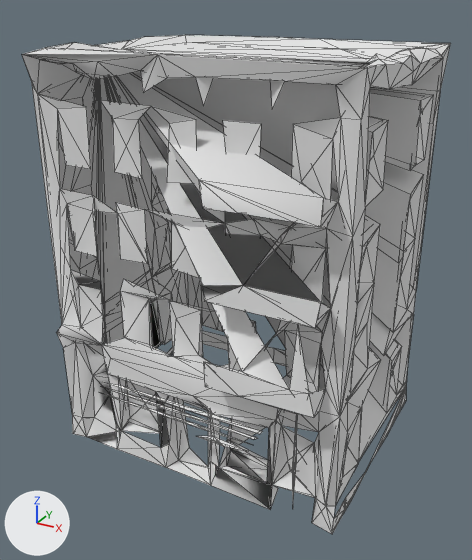
An edit to the glTF model models/ruin_shop.glb, drawn before and after from the same camera.
The view is the same before and after, from a 50 mm lens placed at (1.41, -2.63, 2.15), pointed at (0.0, -0.07, 0.87). The axes (+X, +Y, +Z) are drawn at lower left. The lights are the same throughout. The picture after the commit comes second. Mesh edges are drawn as thin lines. Vertices at exactly the same position are counted once.

The older version as bpy lines, for what is in view:
```python
me_mesh_0 = bpy.data.meshes.new('Mesh_0')
me_mesh_0.from_pydata(...)  # 785 vertices, 1655 faces; spans x -0.77..0.77, y -0.67..0.67, z 0.0..1.95
me_mesh_0.materials.append(mat_material_0)  # its picture is missing
ob_mesh_0 = bpy.data.objects.new('Mesh_0', me_mesh_0)
ob_mesh_0.location = (0.0, 0.0, 0.0)
```
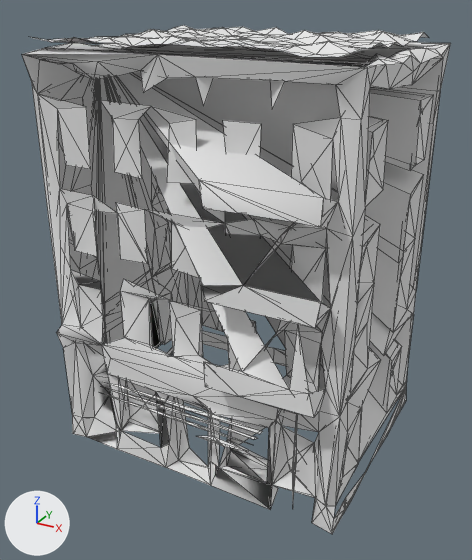
The edits, one by one:
me_mesh_0 is used by ob_mesh_0; location (0.0, 0.0, 0.0).
me_mesh_0 had 785 vertices, 1655 faces and spanned x -0.77..0.77, y -0.67..0.67, z 0.0..1.95.
me_mesh_0 now has 929 vertices, 1897 faces and spans x -0.77..0.77, y -0.67..0.67, z 0.0..2.0.
me_mesh_0 part 1: a new loose piece of 144 vertices spanning x -0.69..0.65, y -0.56..0.6, z 1.94..2.0, in mat_material_0 (its picture is missing).

Boxes [x1, y1, x2, y2] around the edits, measured in the pictures (472 x 560 px):
'Mesh_0', reshaped: before [22, 35, 451, 534]; after [22, 25, 451, 534]
part 1 of me_mesh_0, added: after [31, 25, 428, 57]
